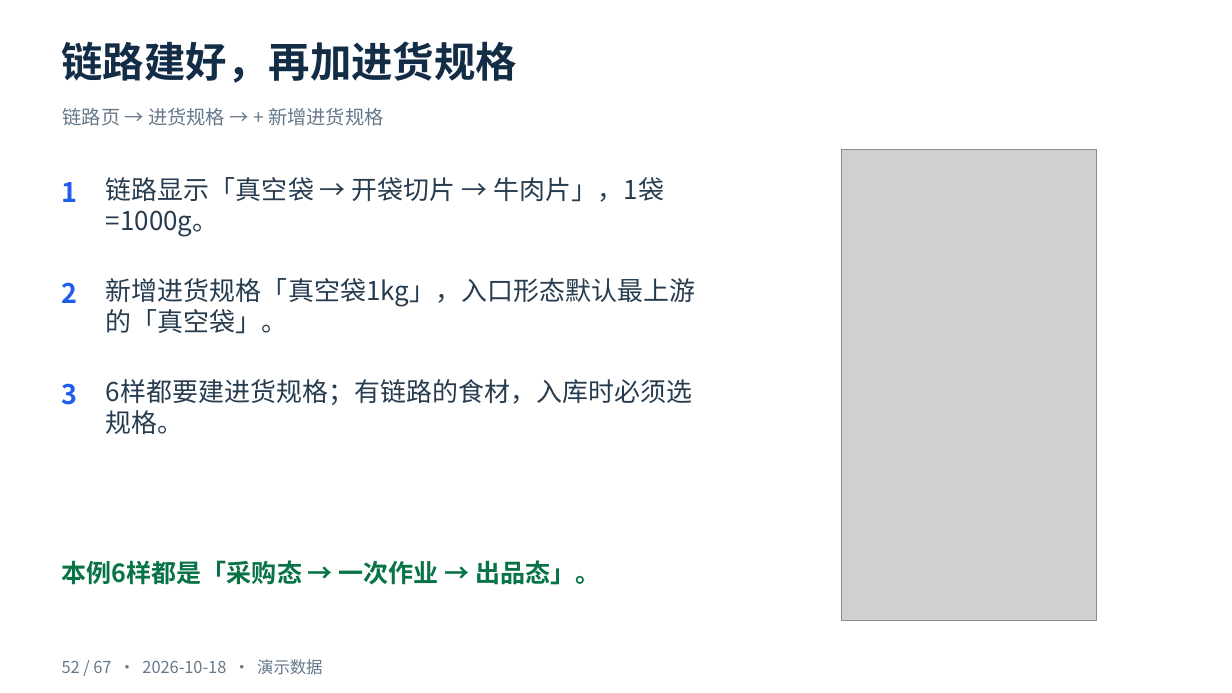
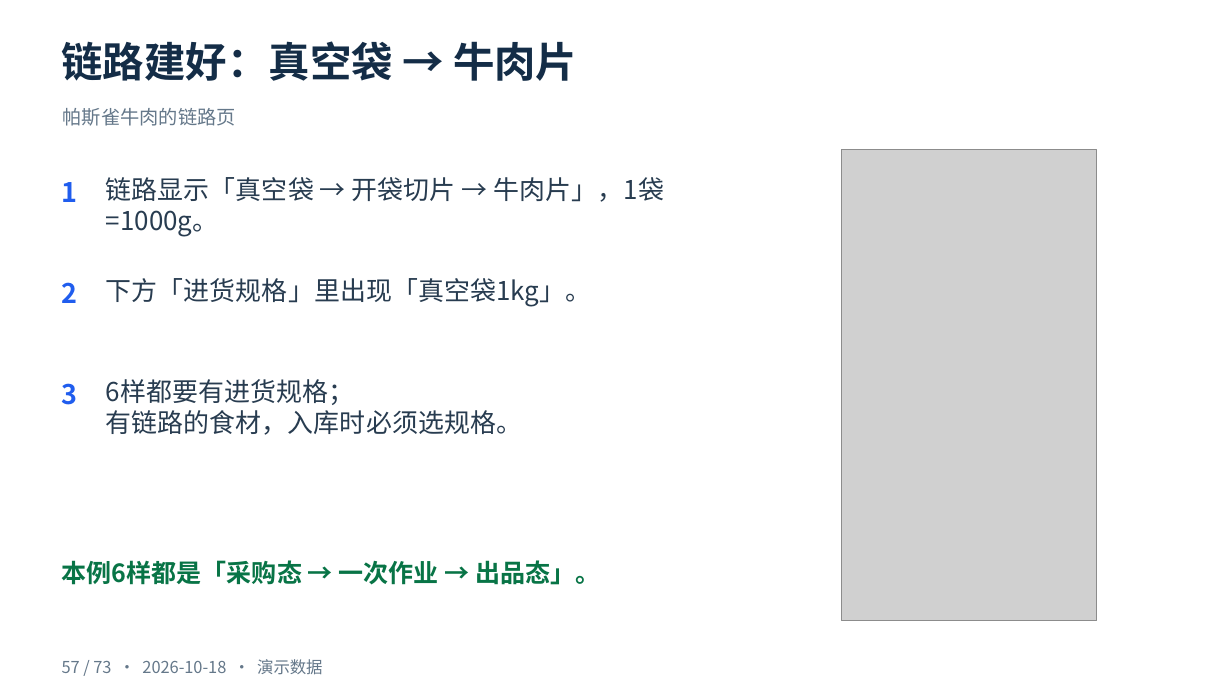
Before and after one commit to cangjie/snowmeet_ai_doc, a slide deck: slide 57 of docs/fnb/training/食材管理-v4-从零上手到出餐扣减-2026-10-18.pptx (slide 52 before the commit). Drawn at 1232x693 pixels with LibreOffice and Linux fonts; fonts in the diff are those of the drawing; grey boxes stand for pictures. Boxes give left, top, right and bottom in pixels: in the first picture for what was removed or moved away, otherwise in the second. Text is boxed around its words. In the diff, an @@ line names an element or a change of style, - is before the commit and + after.

```diff
--- a/docs/fnb/training/食材管理-v4-从零上手到出餐扣减-2026-10-18.pptx
+++ b/docs/fnb/training/食材管理-v4-从零上手到出餐扣减-2026-10-18.pptx
@@ text at box(62, 41, 577, 81): text changed @@
-链路建好，再加进货规格
+链路建好：真空袋 → 牛肉片
@@ text at box(63, 108, 236, 126): text changed @@
-链路页 → 进货规格 → + 新增进货规格
+帕斯雀牛肉的链路页
@@ text at box(106, 278, 592, 307): text changed @@
-新增进货规格「真空袋1kg」，入口形态默认最上游的「真空袋」。
+下方「进货规格」里出现「真空袋1kg」。
@@ text at box(106, 379, 522, 435): text changed @@
-6样都要建进货规格；有链路的食材，入库时必须选规格。
+6样都要有进货规格；
+有链路的食材，入库时必须选规格。
@@ text at box(62, 659, 322, 675): text changed @@
-52 / 67 · 2026-10-18 · 演示数据
+57 / 73 · 2026-10-18 · 演示数据
```
Also in this commit, not shown: 66 other slides changed, 6 slides added, 3 other files.
